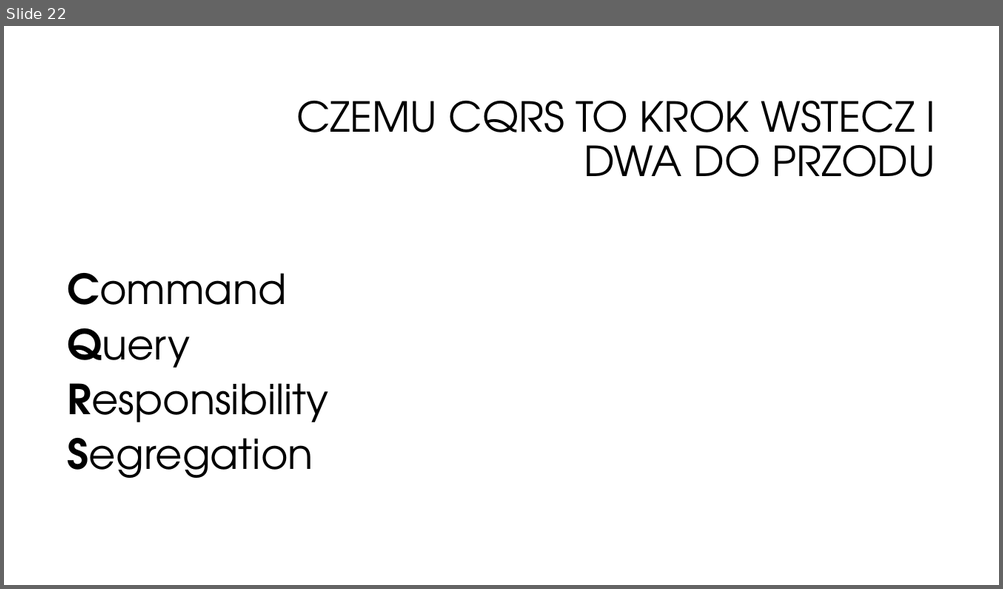
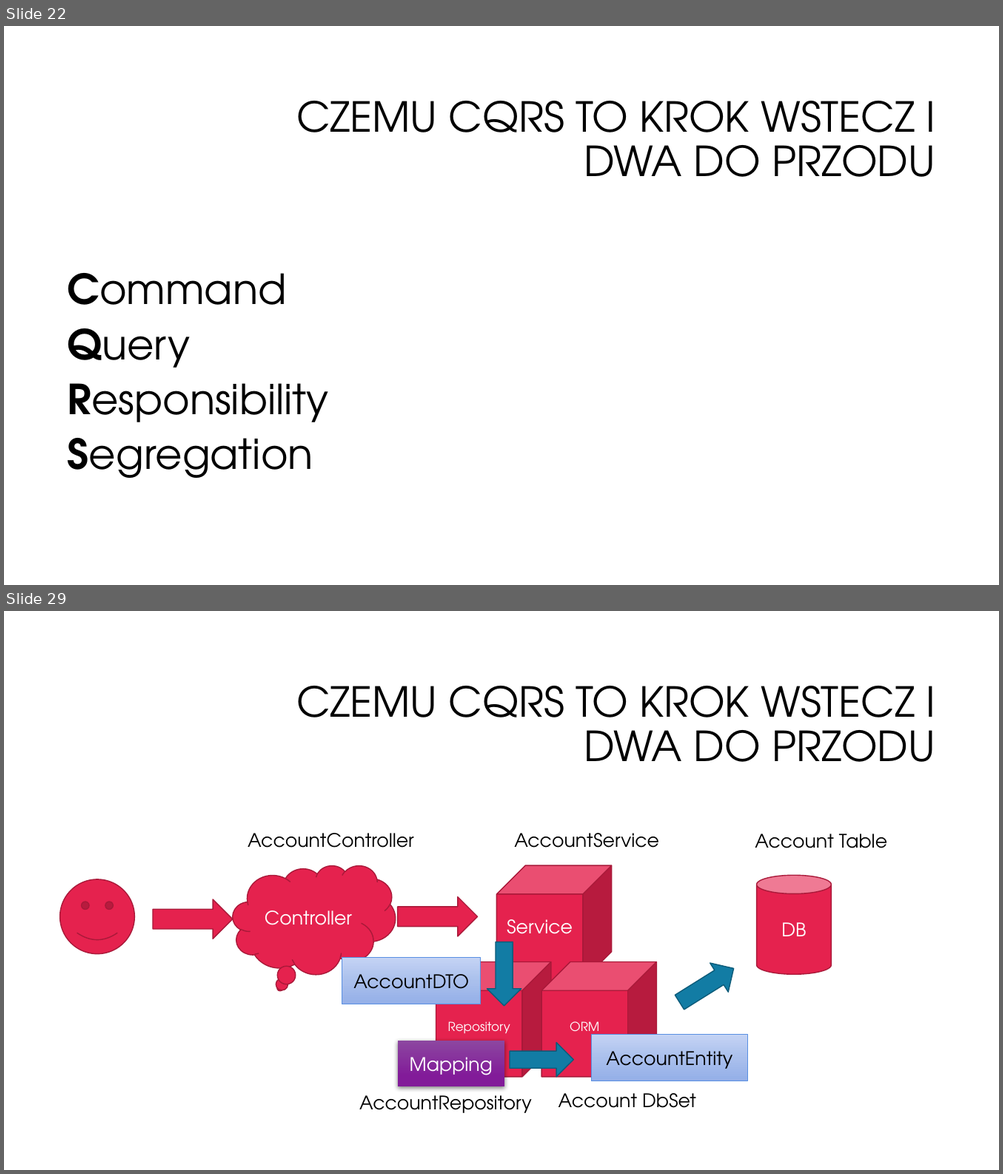
Before and after one commit to oskardudycz/EventSourcing.NetCore, a slide deck: Slides.pptx. Shown one above the other, each under a label of ours: slide 22 before the commit, slides 22 and 29 after it; the slides between them are not shown. The pictures are 1003x589 and 1003x1174 pixels, drawn with LibreOffice and Linux fonts; fonts in the diff are those of the drawing; background and template pictures are left out. Boxes give left, top, right and bottom in pixels: in the first picture for what was removed or moved away, otherwise in the second. Text is boxed around its words. In the diff, an @@ line names an element or a change of style, - is before the commit and + after.

Commit message:
Added cqrs slides

```diff
--- a/Slides.pptx
+++ b/Slides.pptx
@@ slide 29 added at (x1=4, y1=611, x2=999, y2=1170), background #FFFFFF @@
@@ title added at (x1=296, y1=686, x2=935, y2=762), 40 pt, text #000000 @@
+CZEMU CQRS TO KROK WSTECZ I DWA DO PRZODU
@@ text added at (x1=247, y1=833, x2=414, y2=848), 18 pt, text #000000 @@
+AccountController
@@ text added at (x1=514, y1=833, x2=659, y2=848), 18 pt, text #000000 @@
+AccountService
@@ text added at (x1=754, y1=834, x2=887, y2=849), 18 pt, text #000000 @@
+Account Table
@@ thought cloud added at (x1=233, y1=866, x2=395, y2=974), fill #E5224E, outline #A9193A 1 pt, 18 pt, text #FFFFFF @@
+Controller
@@ cube added at (x1=496, y1=866, x2=612, y2=980), fill #E5224E, outline #A9193A 1 pt, 18 pt, text #FFFFFF @@
+Service
@@ cylinder added at (x1=757, y1=875, x2=831, y2=974), fill #E5224E, outline #A9193A 1 pt, 18 pt, text #FFFFFF @@
+DB
@@ smiley face added at (x1=60, y1=880, x2=134, y2=954), fill #E5224E, outline #A9193A 1 pt @@
@@ right arrow added at (x1=397, y1=897, x2=477, y2=937), fill #E5224E, outline #A9193A 1 pt @@
@@ right arrow added at (x1=153, y1=900, x2=233, y2=940), fill #E5224E, outline #A9193A 1 pt @@
@@ down arrow added at (x1=486, y1=943, x2=521, y2=1006), fill #127CA4, outline #0D5C79 1 pt @@
@@ rectangle added at (x1=342, y1=958, x2=481, y2=1004), fill gradient #C4D4F5 to #A9BFED to #94B0E9, outline #588FE2 0.75 pt, 18 pt, text #000000 @@
+AccountDTO
@@ cube added at (x1=436, y1=963, x2=551, y2=1077), fill #E5224E, outline #A9193A 1 pt, 12 pt, text #FFFFFF @@
+Repository
@@ cube added at (x1=541, y1=963, x2=656, y2=1077), fill #E5224E, outline #A9193A 1 pt, 12 pt, text #FFFFFF @@
+ORM
@@ down arrow added at (x1=671, y1=954, x2=743, y2=1017), fill #127CA4, outline #0D5C79 1 pt @@
@@ rectangle added at (x1=397, y1=1041, x2=504, y2=1087), fill gradient #8D48A0 to #831C9A, 18 pt, text #FFFFFF @@
+Mapping
@@ down arrow added at (x1=509, y1=1043, x2=573, y2=1077), fill #127CA4, outline #0D5C79 1 pt @@
@@ rectangle added at (x1=591, y1=1035, x2=747, y2=1081), fill gradient #C4D4F5 to #A9BFED to #94B0E9, outline #588FE2 0.75 pt, 18 pt, text #000000 @@
+AccountEntity
@@ text added at (x1=359, y1=1096, x2=532, y2=1113), 18 pt, text #000000 @@
+AccountRepository
@@ text added at (x1=558, y1=1093, x2=696, y2=1108), 18 pt, text #000000 @@
+Account DbSet
```
Also in this commit, not shown: 1 slide changed, 8 other slides added.
